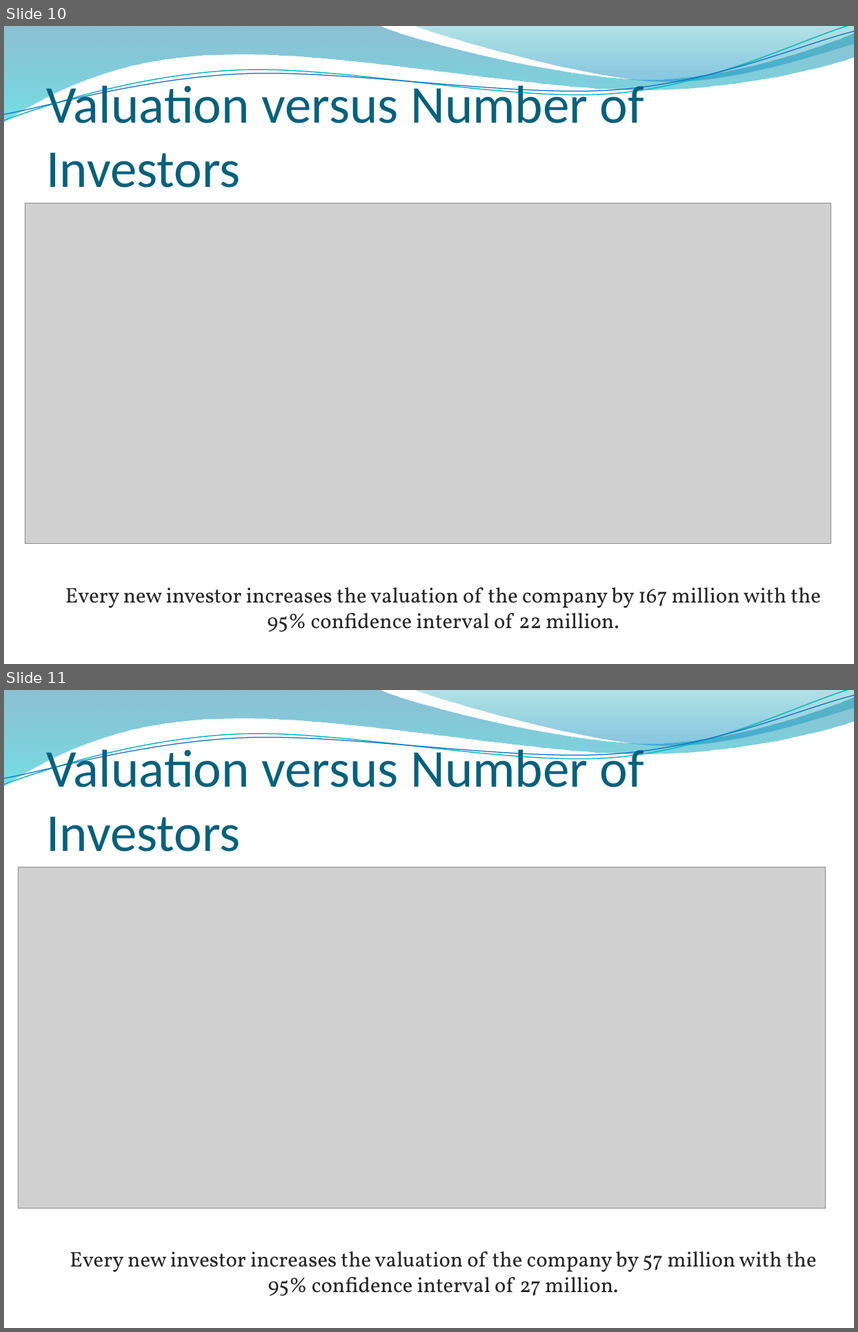
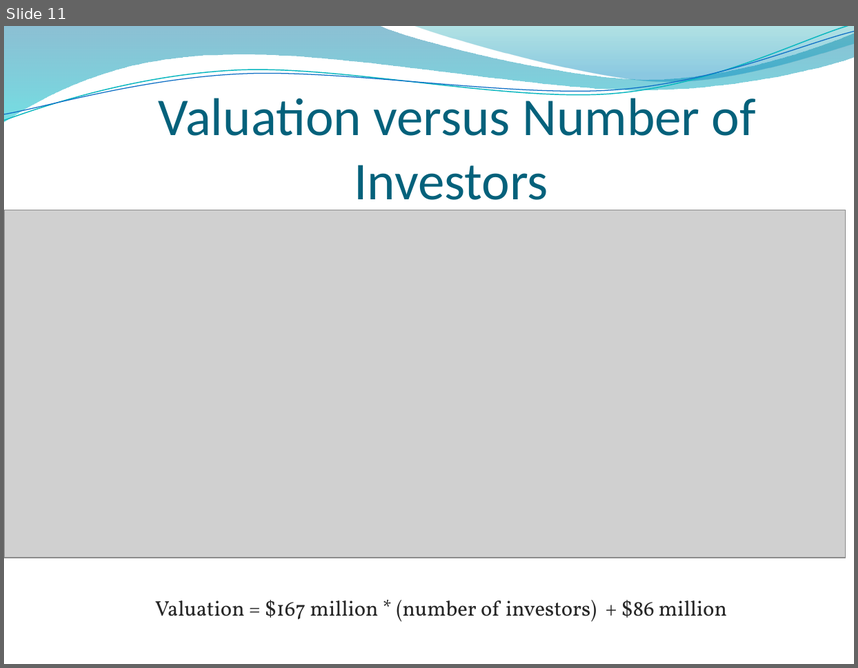
Before and after one commit to MonikaSinghGit/UnicornCompaniesFeatureAnalysis, a slide deck: Unicorn Companies Feature Analysis.pptx. Shown one above the other, each under a label of ours: slides 10 and 11 before the commit, slide 11 after it. The pictures are 858x1332 and 858x668 pixels, drawn with LibreOffice and Linux fonts; fonts in the diff are those of the drawing; grey boxes stand for pictures; background and template pictures are left out. Boxes give left, top, right and bottom in pixels: in the first picture for what was removed or moved away, otherwise in the second. Text is boxed around its words. In the diff, an @@ line names an element or a change of style, - is before the commit and + after.

```diff
--- a/Unicorn Companies Feature Analysis.pptx
+++ b/Unicorn Companies Feature Analysis.pptx
@@ slide 11 removed at box(4, 690, 854, 1328), background picture (left out); not listed: 4 template elements that a slide beside it also shows @@
@@ title removed at box(47, 743, 644, 851) @@
-Valuation versus Number of Investors
@@ picture removed at box(18, 867, 826, 1208) @@
@@ text removed at box(70, 1251, 817, 1296) @@
-Every new investor increases the valuation of the company by 57 million with the 95% confidence interval of 27 million.
@@ what was slide 10 is now slide 11 @@
@@ slide 11 changed as well @@
@@ title "Valuation versus Number of Investors": place and size @@
-title "Valuation versus Number of Investors" at box(47, 79, 644, 187)
+title "Valuation versus Number of Investors" at box(159, 92, 756, 212)
@@ title "Valuation versus Number of Investors" at box(159, 92, 756, 212): alignment left to centre @@
@@ picture: place and size @@
-picture at box(25, 203, 831, 543)
+picture at box(4, 210, 846, 557)
@@ text at box(155, 599, 727, 621): text changed @@
-Every new investor increases the valuation of the company by 167 million with the 95% confidence interval of 22 million.
+Valuation = $167 million * (number of investors) + $86 million
```
Also in this commit, not shown: 10 other slides changed, 10 slides added, 2 other files.
